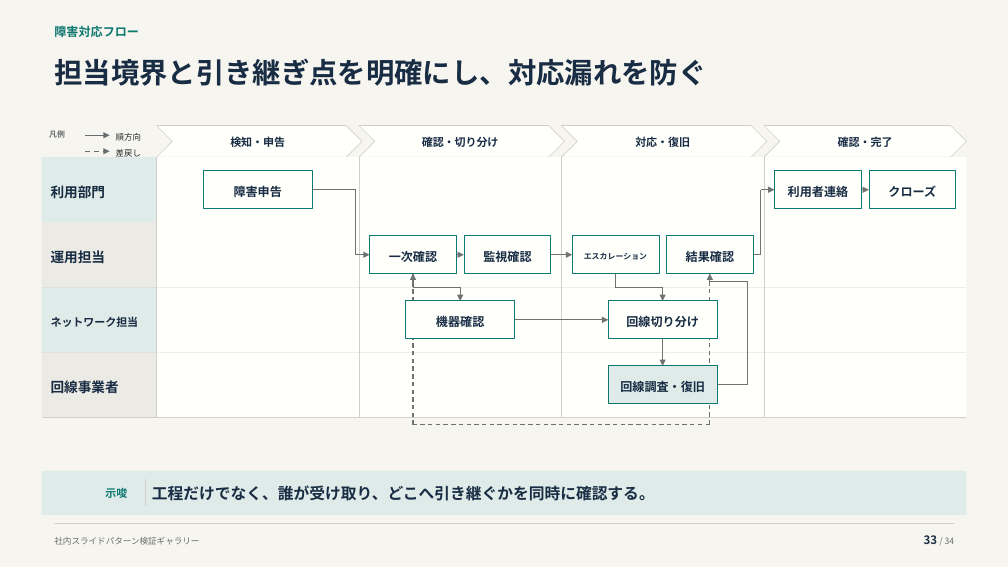
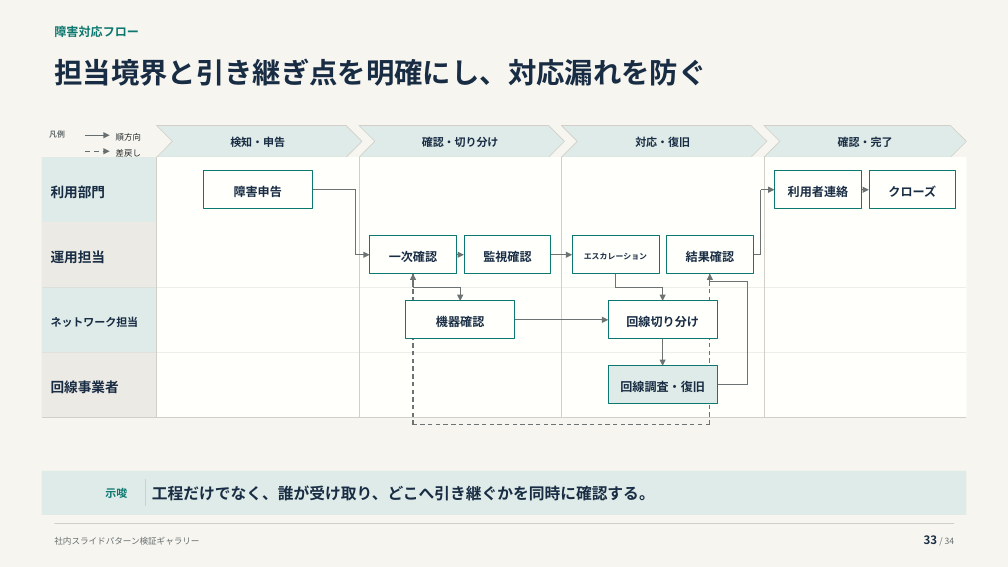
Before and after one commit to thinas1115/pptxdsl, a slide deck: slide 33 of examples/gallery/pattern_gallery.pptx. Drawn at 1008x567 pixels with LibreOffice and Linux fonts; fonts in the diff are those of the drawing; background and template pictures are left out. Boxes give left, top, right and bottom in pixels: in the first picture for what was removed or moved away, otherwise in the second. Text is boxed around its words. In the diff, an @@ line names an element or a change of style, - is before the commit and + after.

```diff
--- a/examples/gallery/pattern_gallery.pptx
+++ b/examples/gallery/pattern_gallery.pptx
@@ fill #FFFFFC to #DFEBE8 in 4 elements at [157, 126, 362, 157], [359, 126, 565, 157], [562, 126, 768, 157], [764, 126, 966, 157] @@
```
Also in this commit, not shown: 9 other files.
